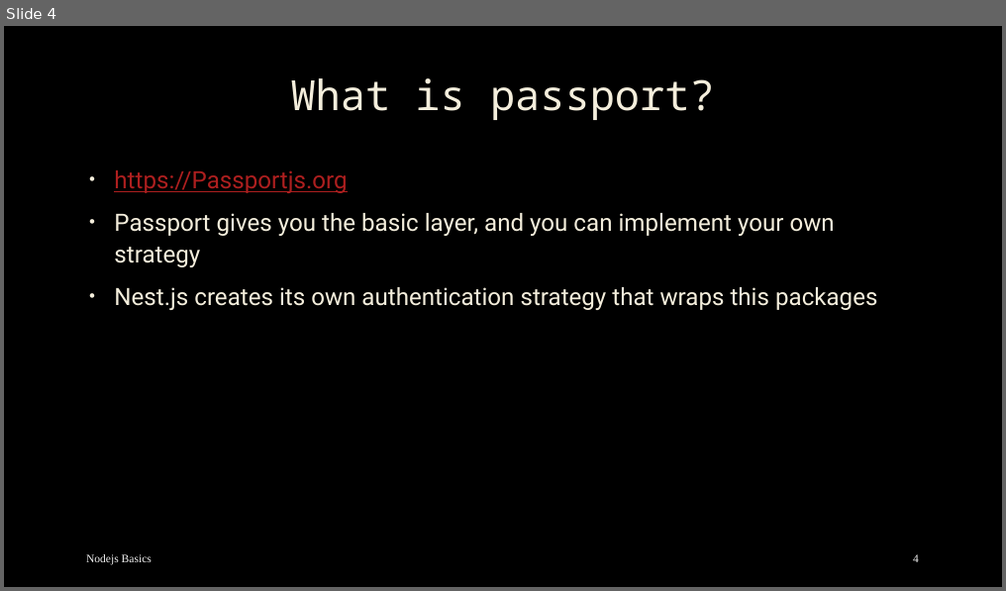
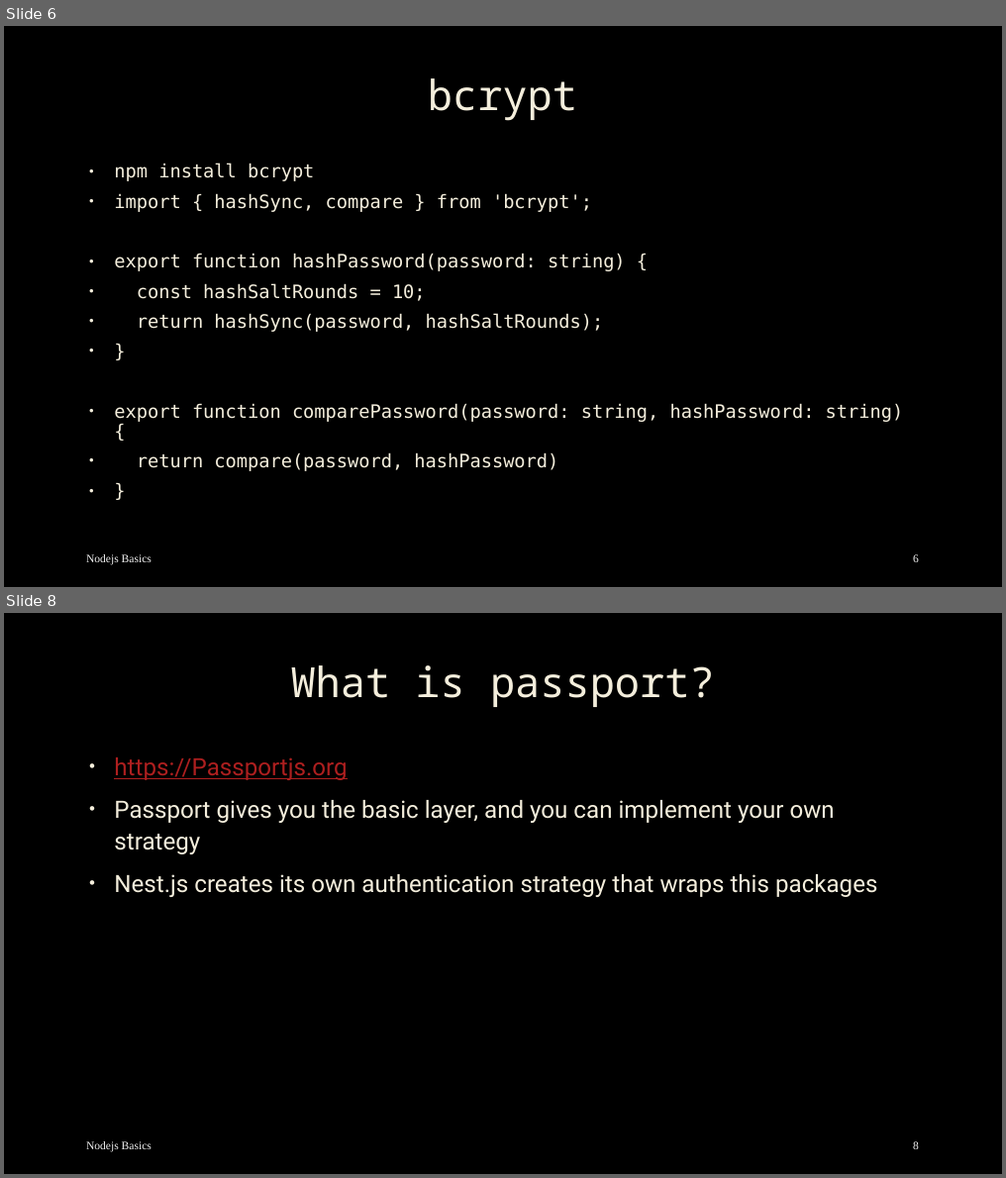
Before and after one commit to mostafa8026/nestjs-course, a slide deck: nestjs/nestjs-09.pptx. Shown one above the other, each under a label of ours: slide 4 before the commit, slides 6 and 8 after it; the slides between them are not shown. The pictures are 1006x591 and 1006x1178 pixels, drawn with LibreOffice and Linux fonts; fonts in the diff are those of the drawing; background and template pictures are left out. Boxes give left, top, right and bottom in pixels: in the first picture for what was removed or moved away, otherwise in the second. Text is boxed around its words. In the diff, an @@ line names an element or a change of style, - is before the commit and + after.

```diff
--- a/nestjs/nestjs-09.pptx
+++ b/nestjs/nestjs-09.pptx
@@ slide 6 added at [4, 26, 1002, 587], background picture (left out) @@
@@ title added at [428, 78, 577, 121], 40 pt, text #F4EEDC @@
+bcrypt
@@ text added at [114, 164, 904, 472], 17.8 pt, text #F4EEDC @@
+• npm install bcrypt
+• import { hashSync, compare } from 'bcrypt';
+• export function hashPassword(password: string) {
+• const hashSaltRounds = 10;
+• return hashSync(password, hashSaltRounds);
+• }
+• export function comparePassword(password: string, hashPassword: string) {
+• return compare(password, hashPassword)
+• }
@@ text added at [86, 555, 152, 566], 11 pt, text #F2F2F2 @@
+Nodejs Basics
@@ page number added at [913, 555, 919, 563], 11 pt, text #F2F2F2 @@
+6
@@ what was slide 4 is now slide 8 @@
@@ page number at [913, 1142, 919, 1150]: text changed @@
-4
+8
```
Also in this commit, not shown: 3 slides changed, 13 other slides added, 29 other files.
